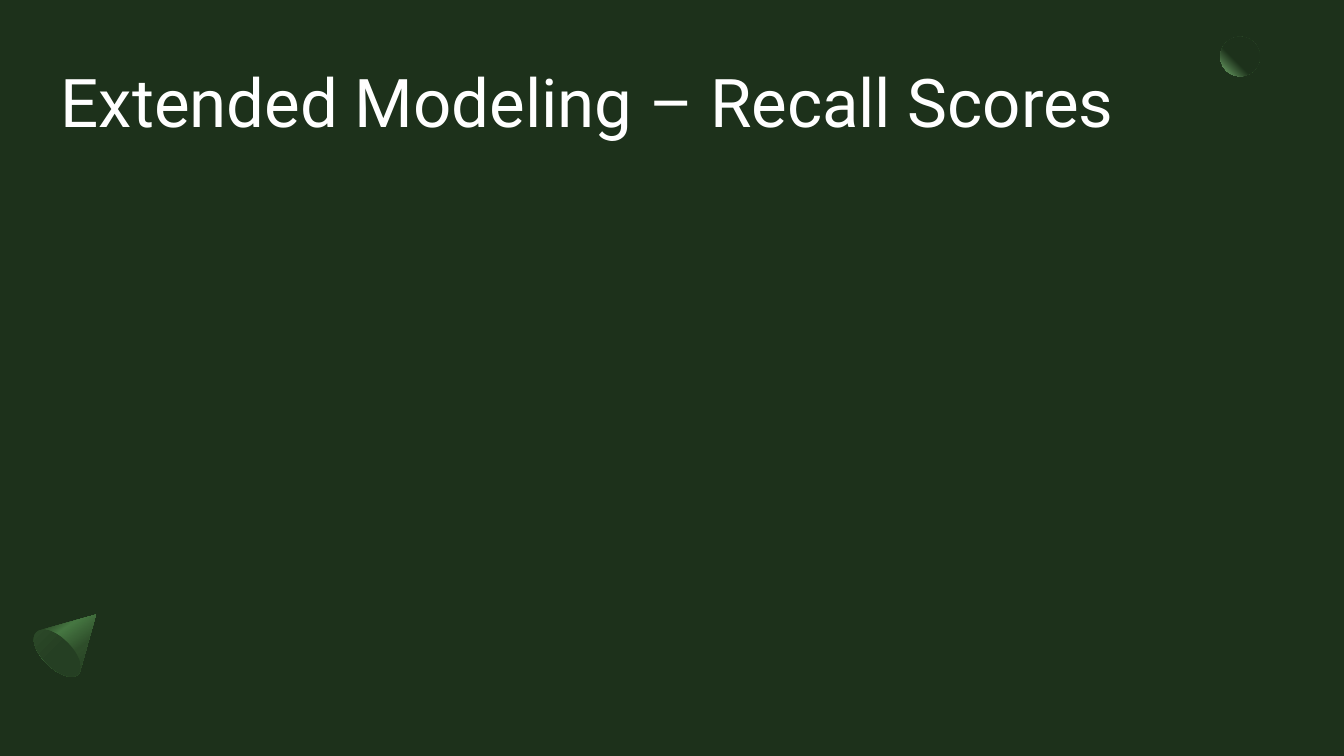
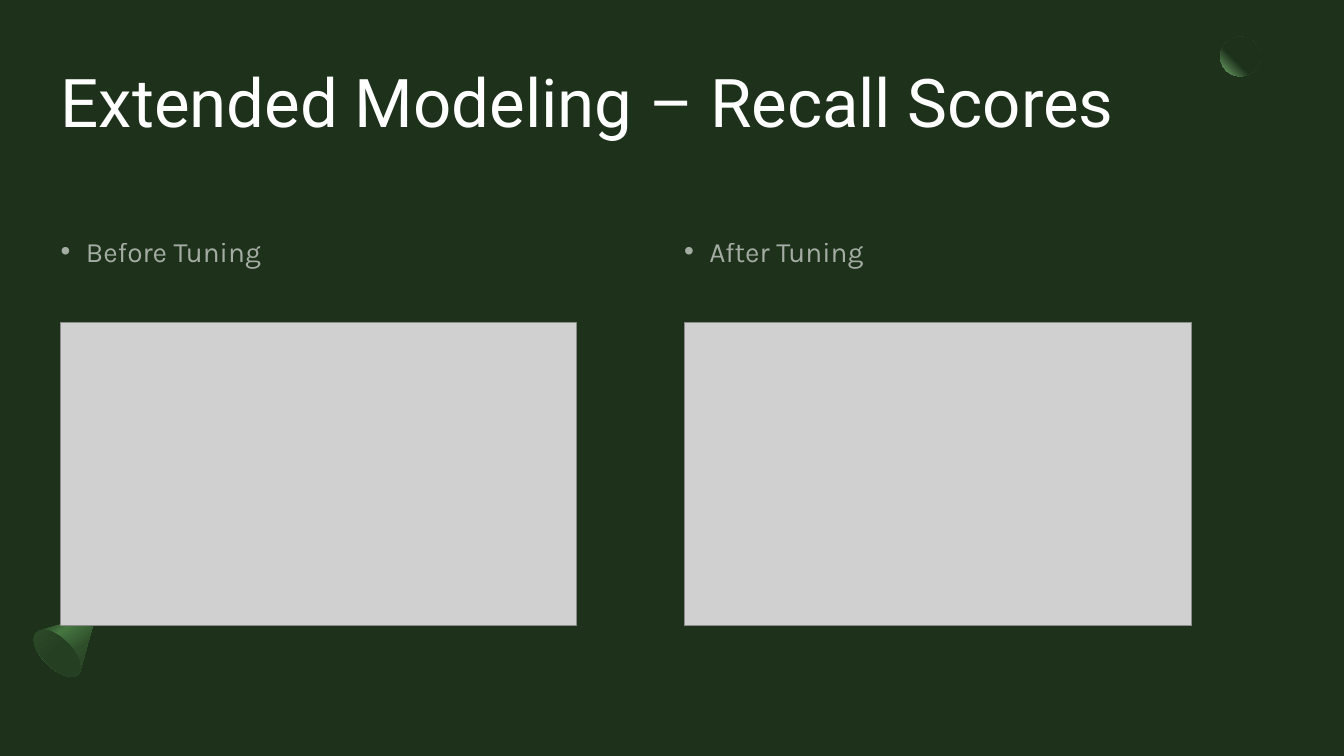
Before and after one commit to CroissantAhhh/NintendoTweets, a slide deck: slide 11 of Documents/Capstone3/NintendoTweetsSlideDeck.pptx (slide 12 before the commit). Drawn at 1344x756 pixels with LibreOffice and Linux fonts; fonts in the diff are those of the drawing; grey boxes stand for pictures. Boxes give left, top, right and bottom in pixels: in the first picture for what was removed or moved away, otherwise in the second. Text is boxed around its words. In the diff, an @@ line names an element or a change of style, - is before the commit and + after.

Commit message:
slides

```diff
--- a/Documents/Capstone3/NintendoTweetsSlideDeck.pptx
+++ b/Documents/Capstone3/NintendoTweetsSlideDeck.pptx
@@ text added at box(86, 243, 261, 269), 20 pt, text #FFFFFF at 60% opacity @@
+• Before Tuning
@@ text added at box(709, 243, 863, 269), 20 pt, text #FFFFFF at 60% opacity @@
+• After Tuning
@@ picture added at box(60, 323, 576, 626) @@
@@ picture added at box(685, 323, 1193, 626) @@
```
Also in this commit, not shown: 5 slides added, 3 slides removed, 1 other file.
